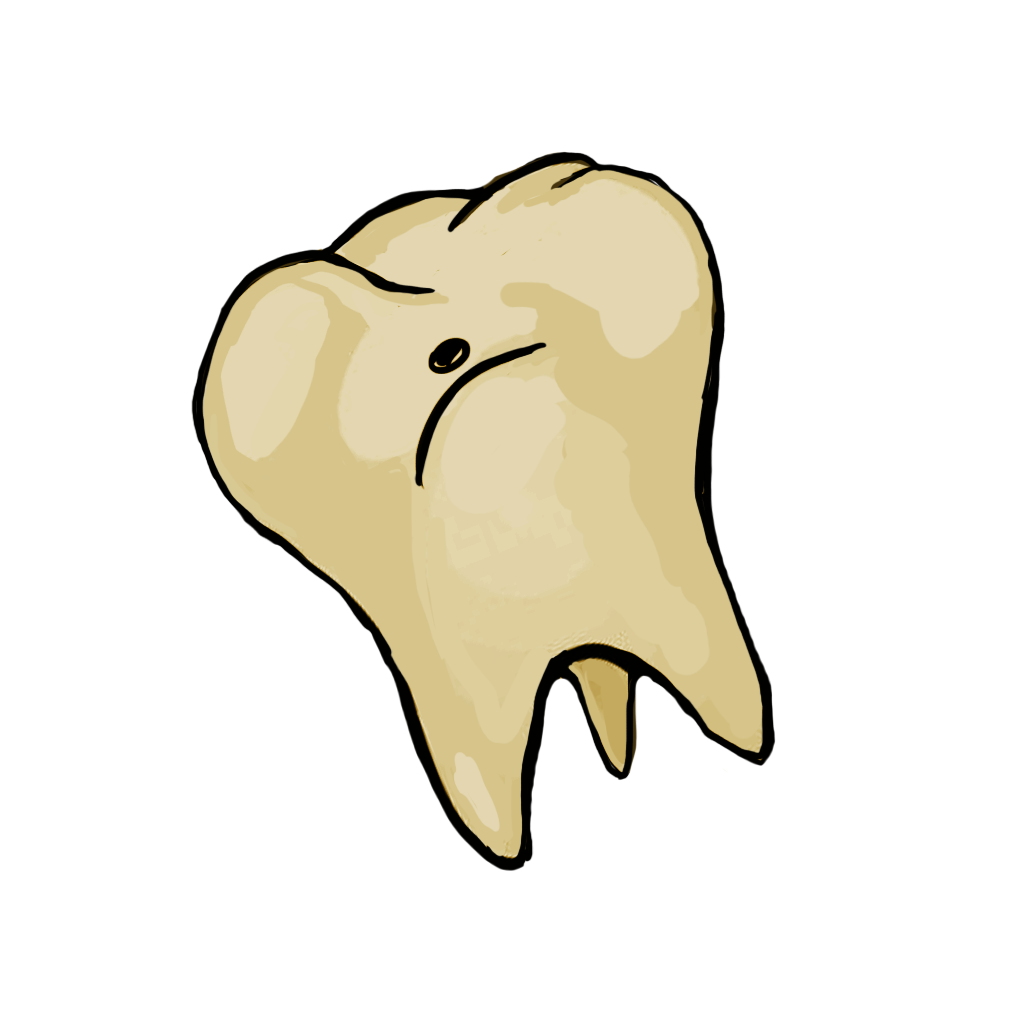
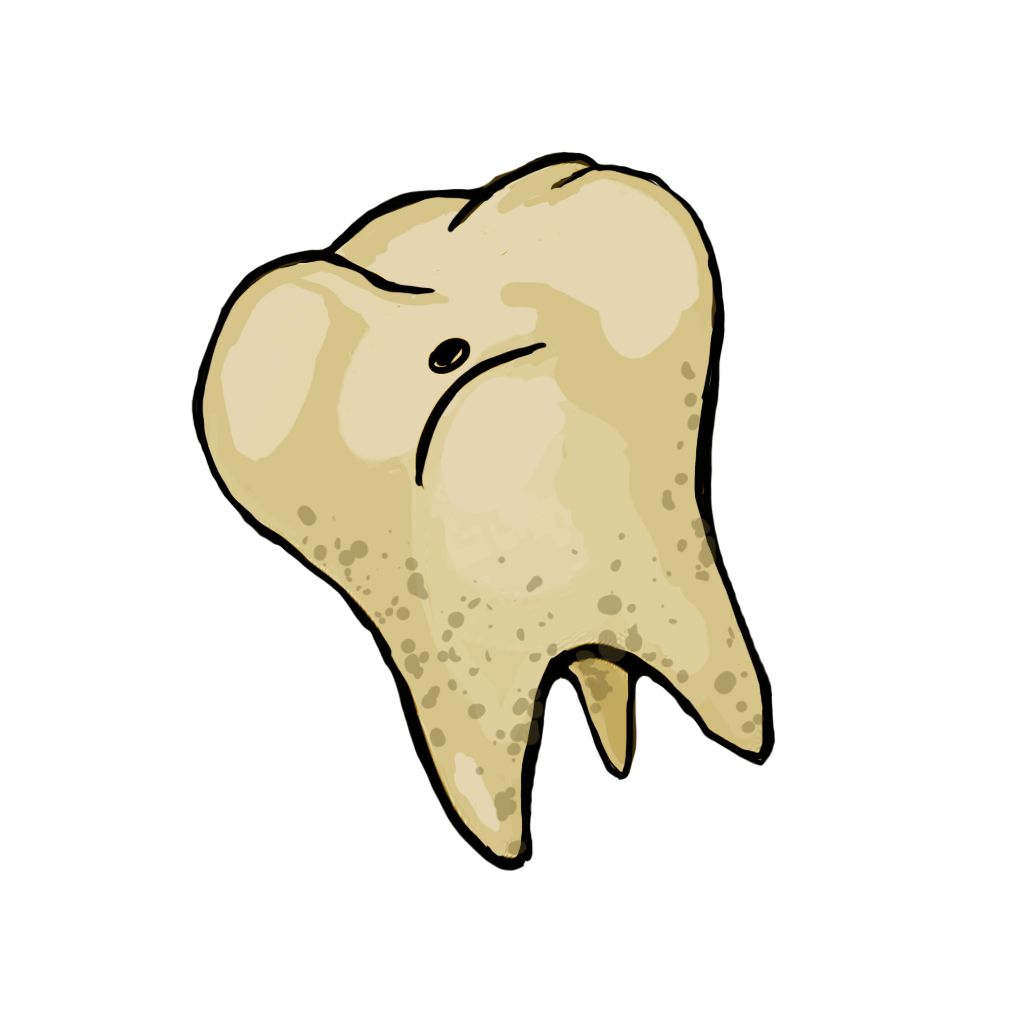
Layers edited between the first and the second 1024 x 1024 image:
added layer "Layer 2" (37%) above "Layer 1" over [left=296, top=361, right=765, bottom=856]
